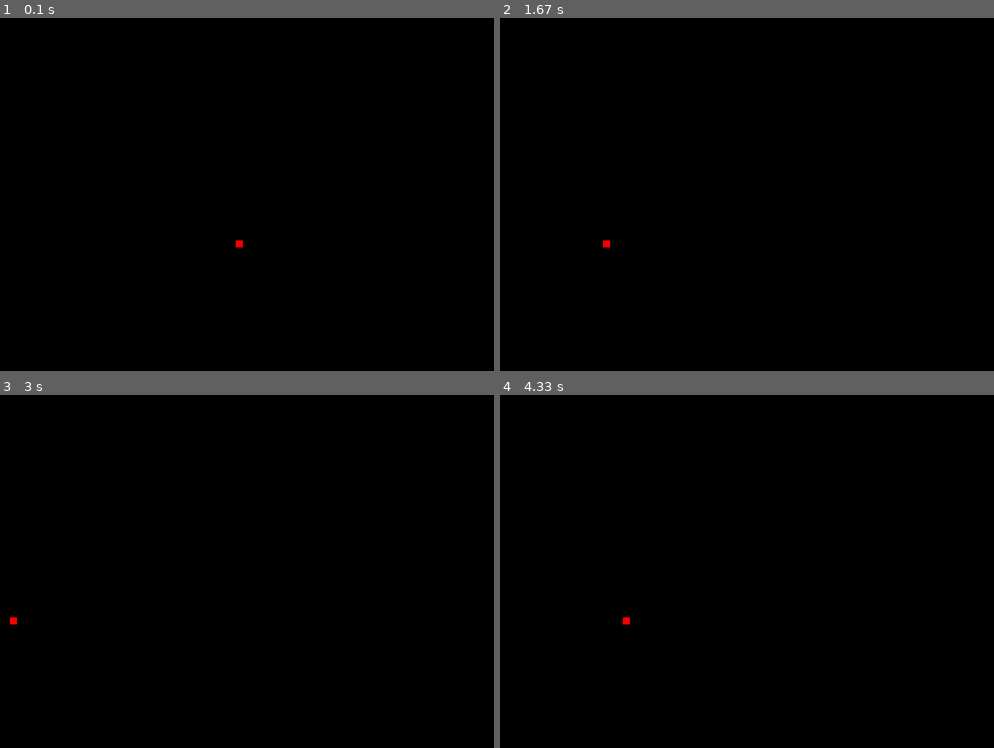
Above: before the commit, frames 1-4 (two rows, left to right).
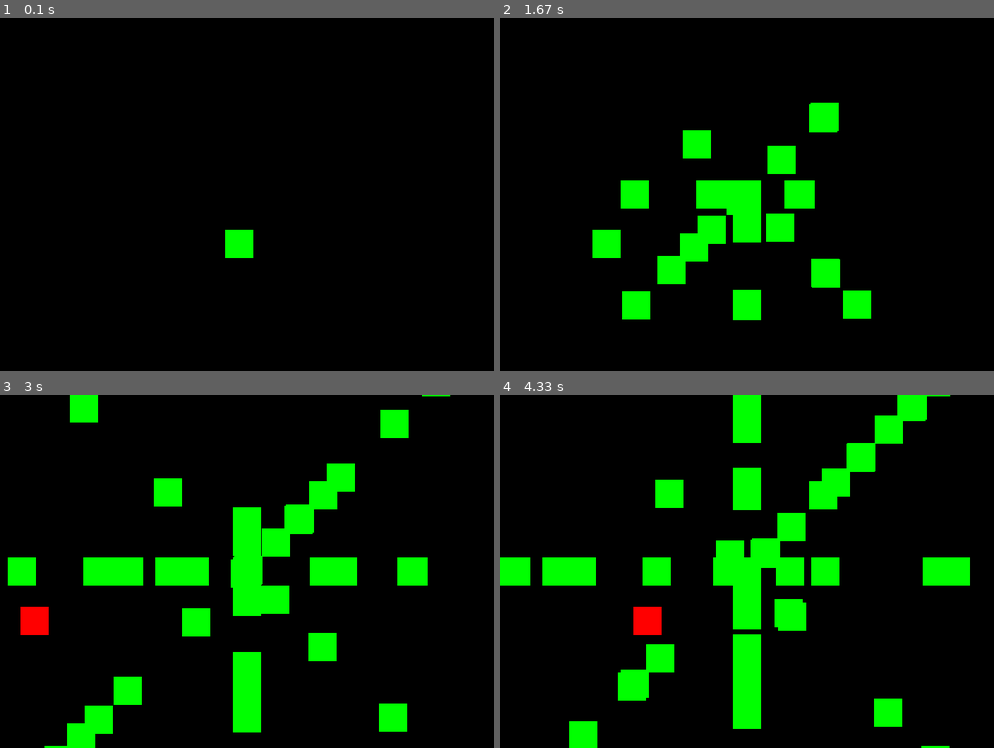
Above: after the commit, the same moments.

Repository: Domroon/pygame-experiments
Game: pygame game, started from myExperiments/experiments.py
Same seed, same stepped clock (60 frames per second), same inputs: the game is played once before the commit and once after it.
Inputs:
- Up to frame 1 (0.1 s): no input
- Up to frame 2 (1.67 s): tap Space at 0.33, 0.73, 1.03, 1.23, 1.57 s
- Up to frame 3 (3 s): tap Space at 1.87, 2.07, 2.37, 2.63, 2.97 s
- Up to frame 4 (4.33 s): tap Space at 3.27, 3.4, 3.8, 4.1 s

The runs differ from the first frame. In frame 1, 0.5% of the frame differs, in the area x 45-52%, y 60-68%; in frame 2, 8.1%; in frame 3, 13%; in frame 4, 15%, in the area x 0-96%, y 0-100%.

Commit message:
rectangle color change

Diff:
--- a/myExperiments/experiments.py
+++ b/myExperiments/experiments.py
@@ -27,24 +27,36 @@
         pygame.draw.rect(window, self.color, (self.x, self.y, self.width, self.height))
 
 
-def redraw(startRect):
+def redraw(startRect, rectangles):
     window.fill((0, 0, 0))
     startRect.draw(window)
+    for rectangle in rectangles:
+        rectangle.draw(window)
     pygame.display.update()
 
+def main():
+    rectangles = []
 
-def main():
     # define middle of the rectangle
-    rectWidth = 10
-    rectHeight = 10
+    rectWidth = 40
+    rectHeight = 40
     middleXofRect = (screenWidth-rectWidth)/2
     middleYofRect = (screenHeight-rectHeight)/2
+
+    # Rectangle Colors
+    red = (255, 0, 0)
+    green = (0, 255, 0)
+    blue = (0, 0, 255)
+    yellow = (255, 255, 0)
+    color_list = [red, green, blue, yellow]
+    random_color = color_list[random.randint(1, 3)]
+    color_counter = 0
 
     # initialize one Rectangle - Object
     randomStartXvelocity = random.randint(-1, 1)
     randomStartYvelocity = random.randint(-1, 1)
     startRect = SnakeStartRect(middleXofRect, middleYofRect+70,
-                               rectWidth, rectHeight, (255, 0, 0), randomStartXvelocity, randomStartYvelocity)
+                               rectWidth, rectHeight, random_color, randomStartXvelocity, randomStartYvelocity)
 
     # Screen Borders
     rightScreenBorder = screenWidth - startRect.width
@@ -52,7 +64,7 @@
     topScreenBorder = 0
     bottomScreenBorder = screenHeight - startRect.height
 
-    #x - Directions
+    # Directions
     x_directions = [-1, 0, 1]
     y_directions = [-1, 0, 1]
 
@@ -64,19 +76,49 @@
             if event.type == pygame.QUIT:
                 run = False
 
+        keys = pygame.key.get_pressed()
+        if keys[pygame.K_SPACE]:
+            randomRectXvelocity = random.randint(-1, 1)
+            randomRectYvelocity = random.randint(-1, 1)
+            rectangles.append(SnakeStartRect(middleXofRect, middleYofRect,
+                               rectWidth, rectHeight, random_color, randomRectXvelocity, randomRectYvelocity))
+
         startRect.x += startRect.x_velocity
         startRect.y += startRect.y_velocity
+        for rectangle in rectangles:
+            rectangle.x += rectangle.x_velocity
+            rectangle.y += rectangle.y_velocity
 
         if startRect.y == topScreenBorder:
             startRect.y_velocity *= -1
+            startRect.color = color_list[color_counter]
+            color_counter += 1
+            if color_counter == 4:
+                color_counter = 0
+
         if startRect.x == rightScreenBorder:
             startRect.x_velocity *= -1
+            startRect.color = color_list[color_counter]
+            color_counter += 1
+            if color_counter == 4:
+                color_counter = 0
+
         if startRect.y == bottomScreenBorder:
             startRect.y_velocity *= -1
+            startRect.color = color_list[color_counter]
+            color_counter += 1
+            if color_counter == 4:
+                color_counter = 0
+
         if startRect.x == leftScreenBorder:
             startRect.x_velocity *= -1
+            startRect.color = color_list[color_counter]
+            color_counter += 1
+            if color_counter == 4:
+                color_counter = 0
 
-        redraw(startRect)
+
+        redraw(startRect, rectangles)
 
 
 if __name__ == '__main__':
